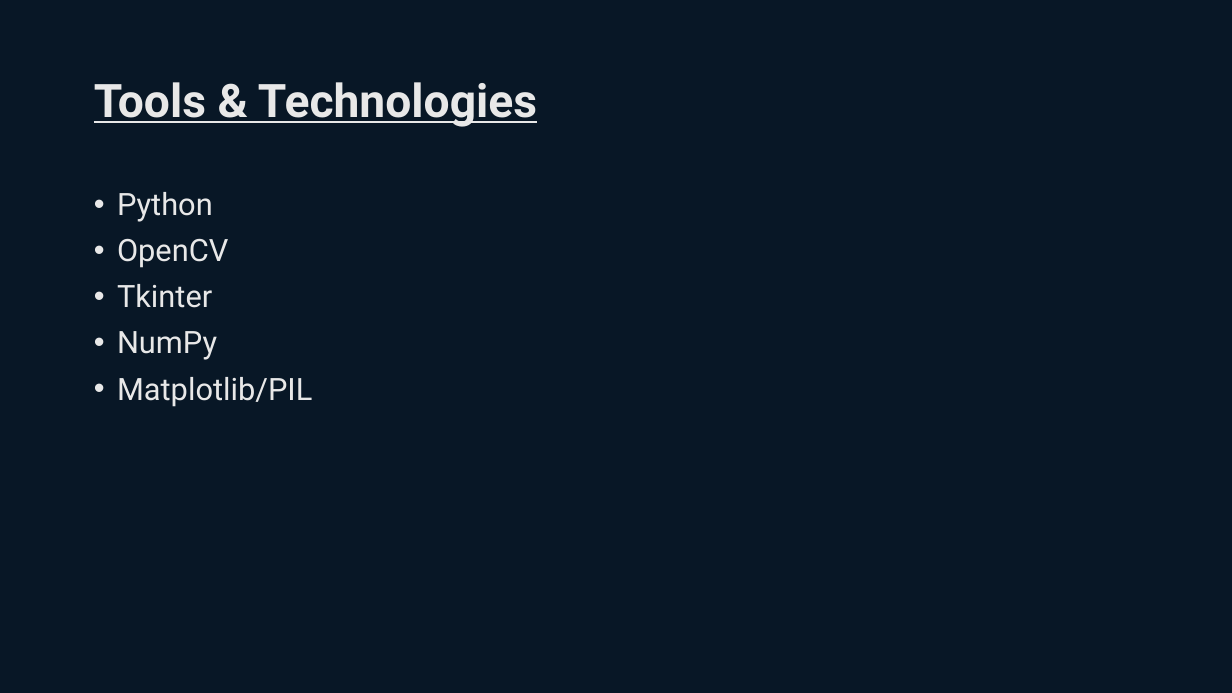
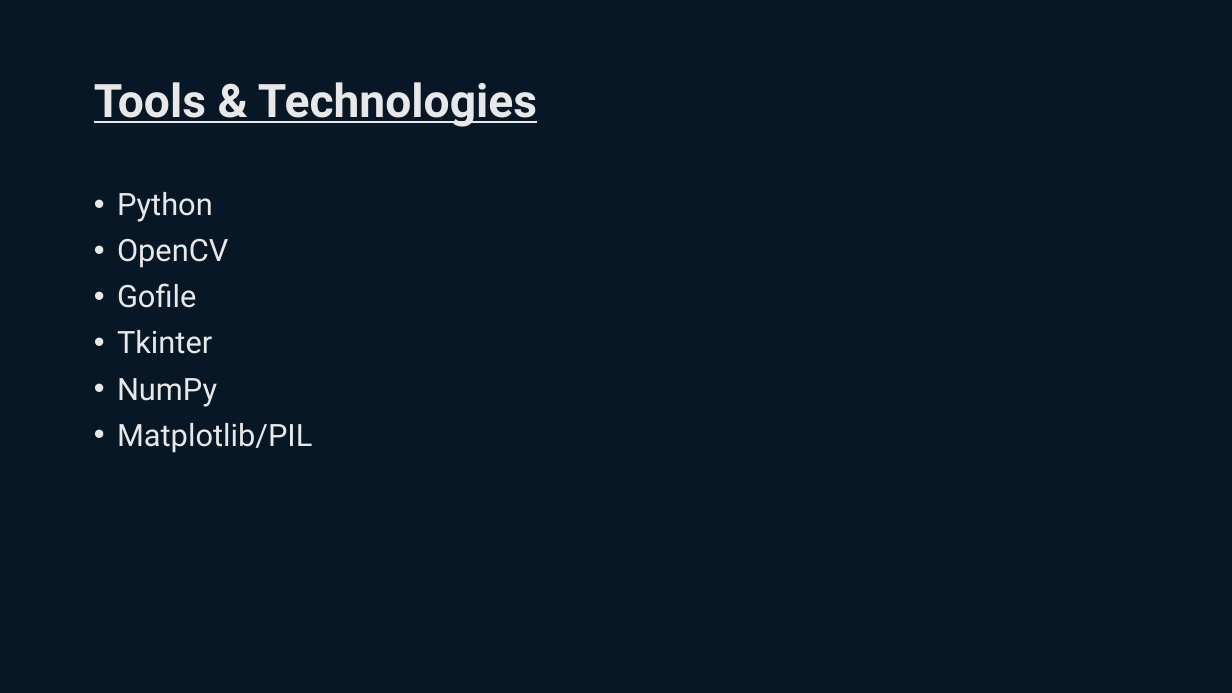
Before and after one commit to ZisandaNodali/CartoonifyApp, a slide deck: slide 3 of Tech_Quads_Presentation.pptx. Drawn at 1232x693 pixels with LibreOffice and Linux fonts; fonts in the diff are those of the drawing. Boxes give left, top, right and bottom in pixels: in the first picture for what was removed or moved away, otherwise in the second. Text is boxed around its words. In the diff, an @@ line names an element or a change of style, - is before the commit and + after.

```diff
--- a/Tech_Quads_Presentation.pptx
+++ b/Tech_Quads_Presentation.pptx
@@ text at (117, 283, 196, 308): paragraph added @@
+• Gofile
```
Also in this commit, not shown: 1 other slide changed.
